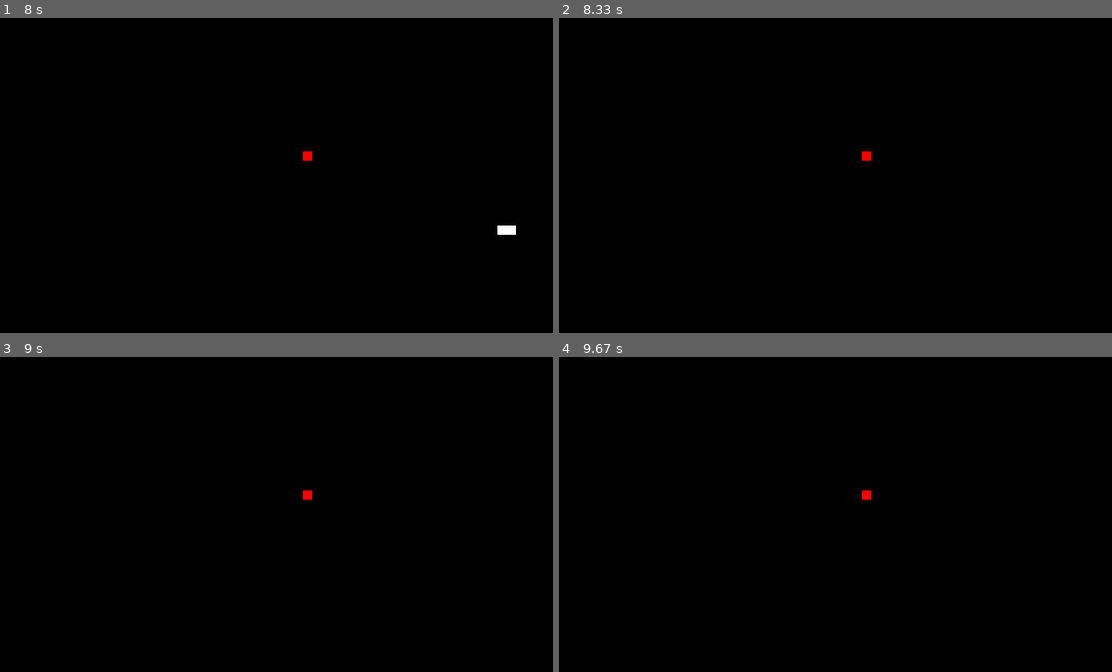
Above: before the commit, frames 1-4 (two rows, left to right).
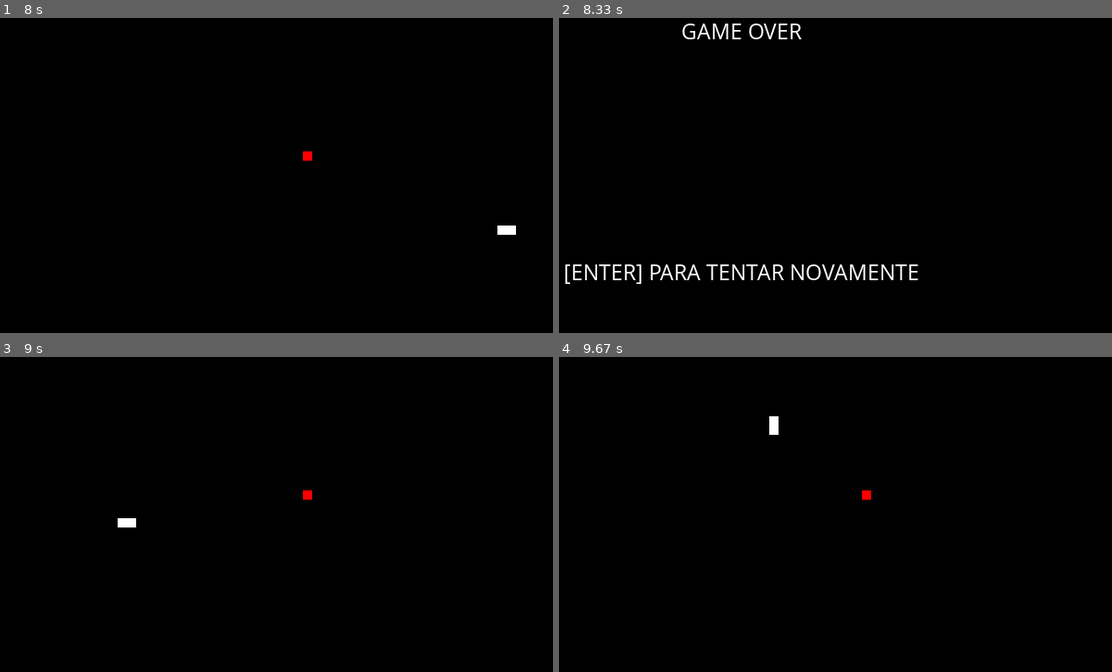
Above: after the commit, the same moments.

Repository: lucasmedeiros/pygame-minicurso
Game: pygame game, started from snake-example/snake.py
The game is run twice, just before and just after one commit, with the same random seed, the same clock (stepped at 60 frames per second) and the same inputs.
Inputs:
- Up to frame 1 (8 s): tap Space at 0.33, 2 s; tap Enter at 0.67 s; hold Down 3.4-3.87 s; hold Left 3.9-4.3 s; hold Up 4.33-4.7 s; hold Right 4.73-5.37 s; hold Down 5.4-5.77 s; hold Left 5.8-6.27 s; hold Right 6.3-6.77 s; hold Up 6.8-7.1 s; hold Right 7.13-7.6 s; hold Left from 7.63 s (still down)
- Up to frame 2 (8.33 s): release Left at 8.17 s
- Up to frame 3 (9 s): tap Enter at 8.53 s
- Up to frame 4 (9.67 s): hold Up from 9.3 s (still down)

Frame 1 is identical in both runs. In frame 2, 1.7% of the frame differs, in the area x 1-65%, y 1-85%; in frame 3, 0.1%; in frame 4, 0.1%.

Commit message:
finaliza implementação do jogo de snake

Diff:
--- a/snake-example/snake.py
+++ b/snake-example/snake.py
@@ -6,6 +6,10 @@
 # assigning values for useful constants
 WIDTH = 800
 HEIGHT = 600
+
+UPPER_BOUND_X = 790
+UPPER_BOUND_Y = 590
+LOWER_BOUND = 0
 
 COLOR_BLACK = (0, 0, 0)
 COLOR_RED = (255, 0, 0)
@@ -16,23 +20,32 @@
 DOWN = 2
 RIGHT = 3
 
+font = pygame.font.SysFont('comicsansms', 25)
+
+screen = pygame.display.set_mode((WIDTH, HEIGHT))
+pygame.display.set_caption("Minicurso Pygame - Snake")
+
+# creates a unique model for text display
 def text_objects(text, font, color):
 	text_surface = font.render(text, True, color)
 	return text_surface, text_surface.get_rect()
 
 # generates random positions for apples
 def on_grid_rand_position():
-    x = random.randint(0, 790)
-    y = random.randint(0, 590)
+    x = random.randint(LOWER_BOUND, UPPER_BOUND_X)
+    y = random.randint(LOWER_BOUND, UPPER_BOUND_Y)
+
+    # print (x)
+    # print (y)
+
+    # print (x//10 * 10)
+    # print (y//10 * 10)
 
     return (x//10 * 10, y//10 * 10)
 
 # checks collision between two cells
 def collision(c1, c2):
     return (c1[0] == c2[0]) and (c1[1] == c2[1])
-
-screen = pygame.display.set_mode((WIDTH, HEIGHT))
-pygame.display.set_caption("Minicurso Pygame - Snake")
 
 snake = [(200, 200), (210, 200), (220, 200)]
 
@@ -50,13 +63,14 @@
 
 clock = pygame.time.Clock()
 
-font = pygame.font.SysFont('comicsansms', 25)
-
 surface_gameover_text, rect_gameover_text = text_objects("GAME OVER", font, COLOR_WHITE)
 rect_gameover_text.center = ((WIDTH / 2), (HEIGHT / 15))
 
 surface_pause_text, rect_pause_text = text_objects("PAUSE", font, COLOR_WHITE)
 rect_pause_text.center = ((WIDTH / 2), (HEIGHT / 15))
+
+surface_tryagain_text, rect_tryagain_text = text_objects("[ENTER] PARA TENTAR NOVAMENTE", font, COLOR_WHITE)
+rect_tryagain_text.center = ((WIDTH / 2), (HEIGHT / 2))
 
 # game main loop
 while not close:
@@ -75,8 +89,10 @@
                 curr_direction = LEFT
             if (event.key == pygame.K_RIGHT) and (not curr_direction == LEFT):
                 curr_direction = RIGHT
-            if event.key == pygame.K_SPACE:
+            if event.key == pygame.K_SPACE and not game_over:
                 pause = (not pause)
+            if event.key == pygame.K_RETURN:
+                game_over = False
 
     if not game_over:
         if not pause:
@@ -106,12 +122,18 @@
             apple_pos = on_grid_rand_position()
             snake.append((0, 0))
 
-        screen.blit(apple, apple_pos)
+        if snake[0][0] < LOWER_BOUND or snake[0][0] > UPPER_BOUND_X or snake[0][1] < LOWER_BOUND or snake[0][1] > UPPER_BOUND_Y:
+            game_over = True
 
         for pos in snake:
             screen.blit(snake_skin, pos)
+
+        screen.blit(apple, apple_pos)
     else:
         screen.blit(surface_gameover_text, rect_gameover_text)
+        screen.blit(surface_tryagain_text, rect_tryagain_text)
+        snake = [(200, 200), (210, 200), (220, 200)]
+        curr_direction = RIGHT
 
     pygame.display.update()
     clock.tick(30)
